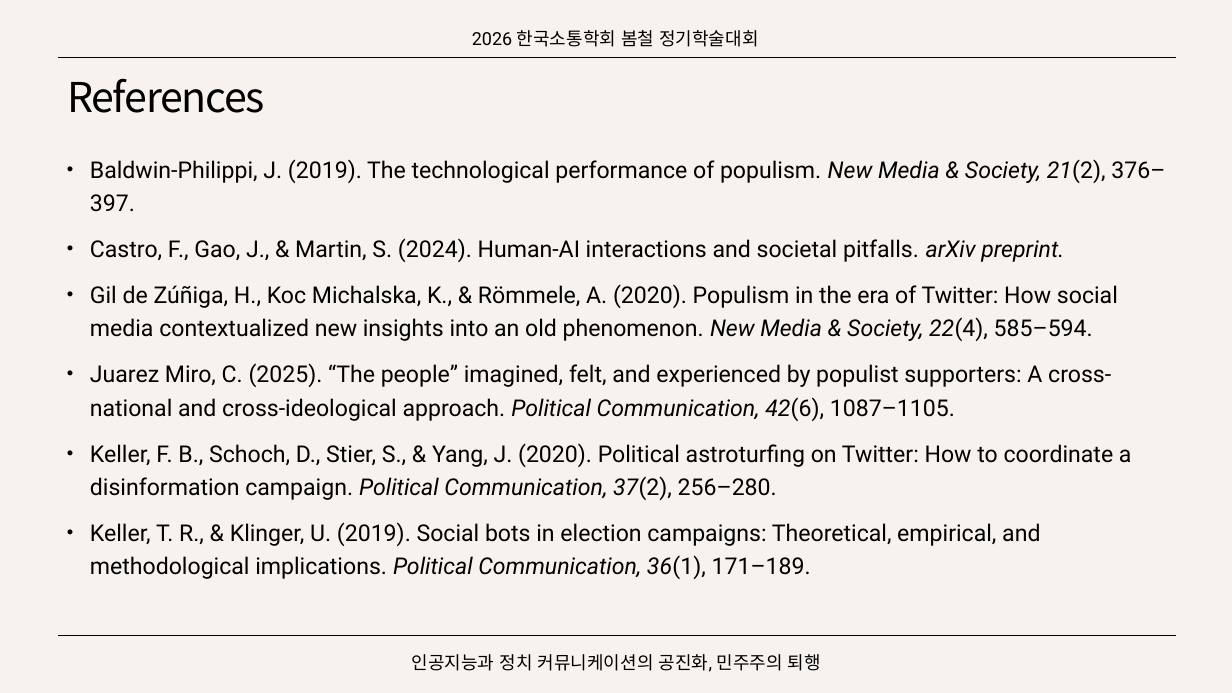
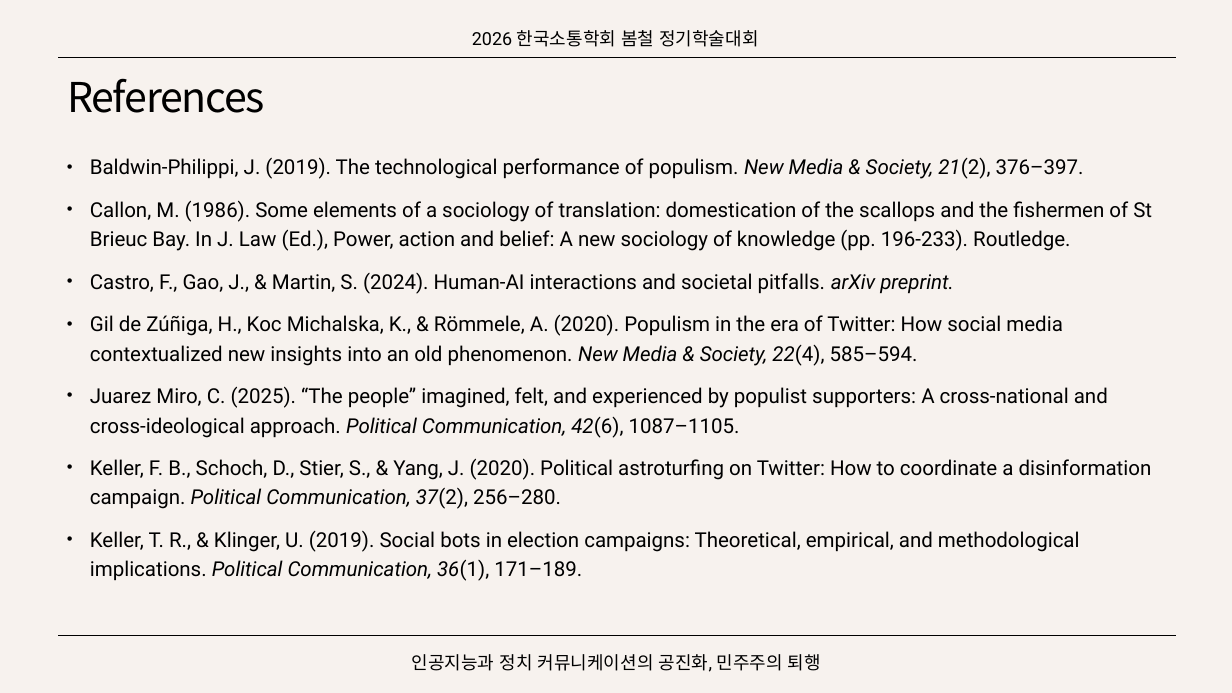
Before and after one commit to SongJongbeen/26-1, a slide deck: slide 21 of mac539/wk13_0527/presentation/13주 발제_송종빈.pptx (slide 14 before the commit). Drawn at 1232x693 pixels with LibreOffice and Linux fonts; fonts in the diff are those of the drawing. Boxes give left, top, right and bottom in pixels: in the first picture for what was removed or moved away, otherwise in the second. Text is boxed around its words. In the diff, an @@ line names an element or a change of style, - is before the commit and + after.

```diff
--- a/mac539/wk13_0527/presentation/13주 발제_송종빈.pptx
+++ b/mac539/wk13_0527/presentation/13주 발제_송종빈.pptx
@@ text at bbox=[90, 157, 1152, 581]: size 18 to 16 pt in "Baldwin-Philippi, J. (2019). The technological performance o ...", "Castro, F., Gao, J., & Martin, S. ...", "Gil de Zúñiga, H., Koc Michalska, K., ...", "Juarez Miro, C. (2025). “The people” imagined, ..." and 2 more places @@
@@ text at bbox=[90, 200, 1152, 251]: paragraph added @@
+• Callon, M. (1986). Some elements of a sociology of translation: domestication of the scallops and the fishermen of St Brieuc Bay. In J. Law (Ed.), Power, action and belief: A new sociology of knowledge (pp. 196-233). Routledge.
```
Also in this commit, not shown: 10 other slides changed, 7 slides added, 3 other files.
